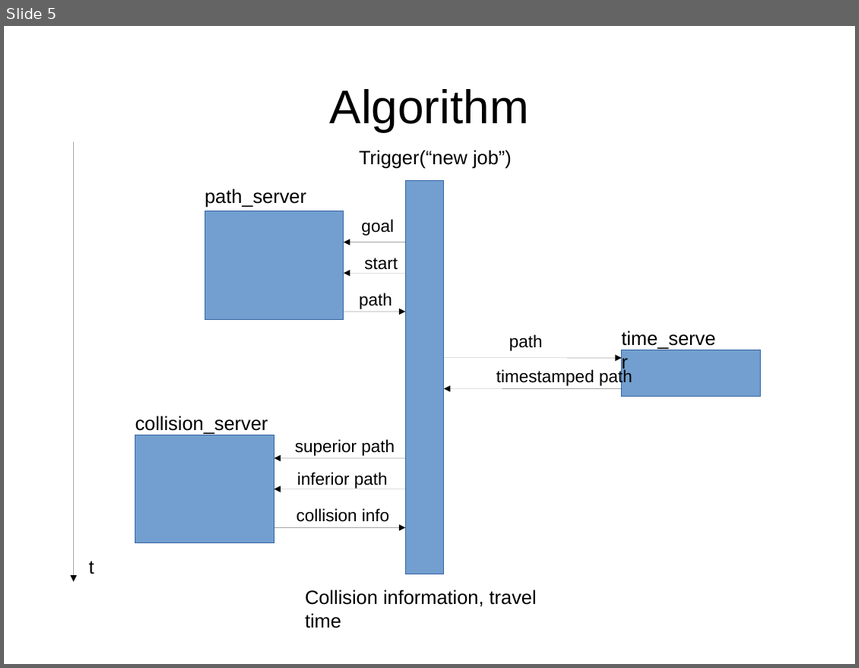
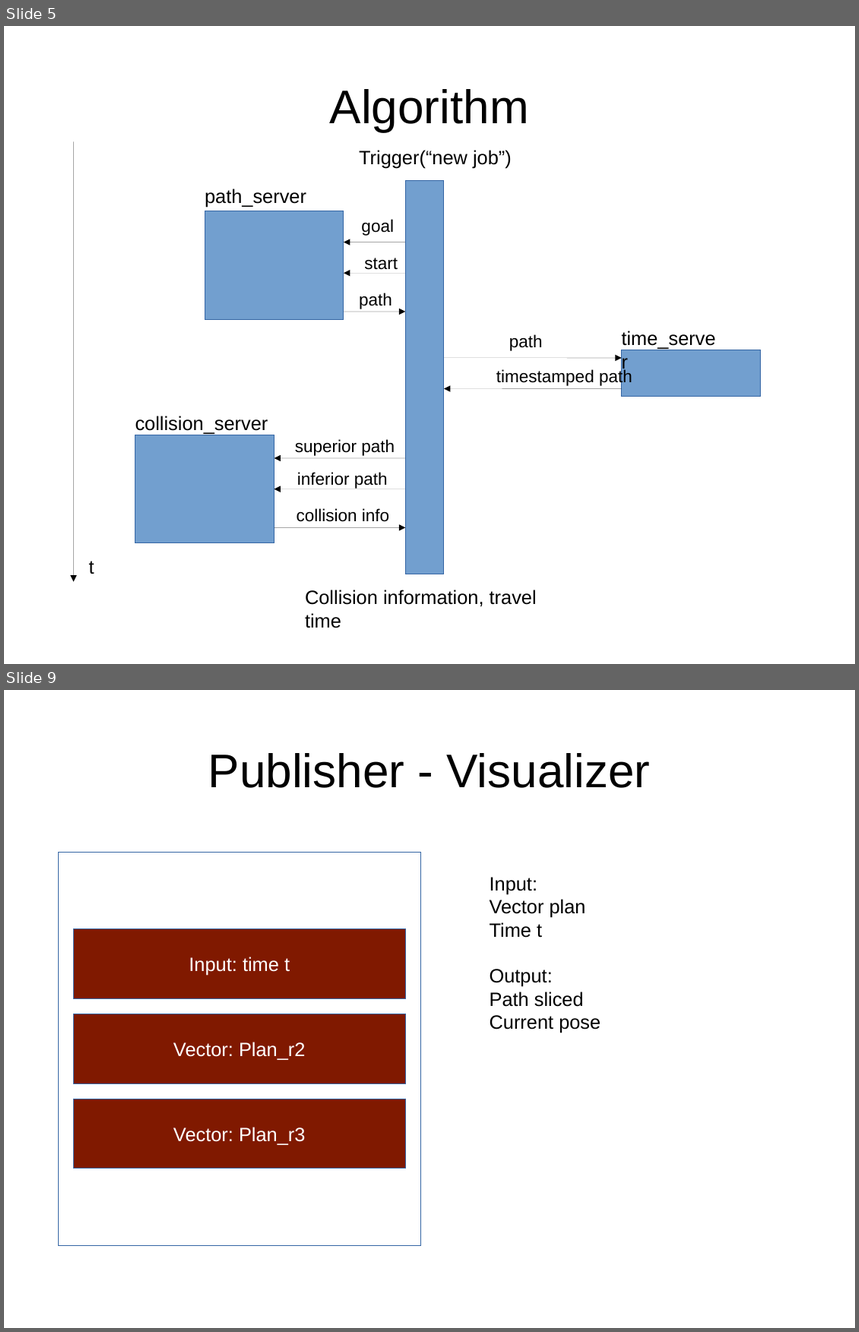
Before and after one commit to VirtualVale/ProjectPath, a slide deck: time_experiments/pathplanning_slides.odp. Shown one above the other, each under a label of ours: slide 5 before the commit, slides 5 and 9 after it; the slides between them are not shown. The pictures are 859x668 and 859x1332 pixels, drawn with LibreOffice and Linux fonts; fonts in the diff are those of the drawing. Boxes give left, top, right and bottom in pixels: in the first picture for what was removed or moved away, otherwise in the second. Text is boxed around its words. In the diff, an @@ line names an element or a change of style, - is before the commit and + after.

Commit message:
visualizer + visualizer test added unsuccessfully, problem is the data transmission of a vector, plan_actionserver modified and used as base construct for a monolithic implementation of the main function

```diff
--- a/time_experiments/pathplanning_slides.odp
+++ b/time_experiments/pathplanning_slides.odp
@@ slide 9 added at box(4, 690, 855, 1328), background #FFFFFF @@
@@ title added at box(208, 753, 650, 788), 44 pt, text #000000 @@
+Publisher - Visualizer
@@ rectangle added at box(58, 852, 421, 1246), outline #3465A4 0 pt @@
@@ text added at box(490, 877, 601, 1034), 18 pt, text #000000 @@
+Input:
+Vector plan
+Time t
+Output:
+Path sliced
+Current pose
@@ rectangle added at box(73, 929, 405, 999), fill #801900, outline #3465A4 0 pt, 18 pt, text #FFFFFF @@
+Input: time t
@@ rectangle added at box(73, 1015, 405, 1084), fill #801900, outline #3465A4 0 pt, 18 pt, text #FFFFFF @@
+Vector: Plan_r2
@@ rectangle added at box(73, 1100, 405, 1169), fill #801900, outline #3465A4 0 pt, 18 pt, text #FFFFFF @@
+Vector: Plan_r3
```
Also in this commit, not shown: 3 other slides added, 6 other files.
